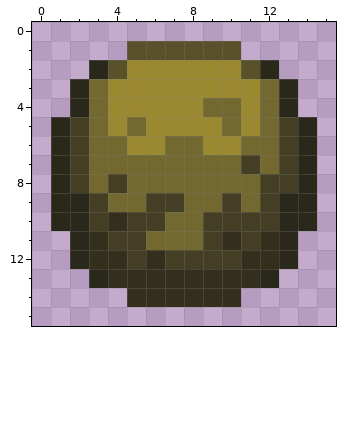
A pixel-art file gets an edit: project/aseprite/bush.aseprite. That is the earlier state.
16x16 pixels, 1 frame. Colours within 5 levels of each other are drawn and written as one.
The result:
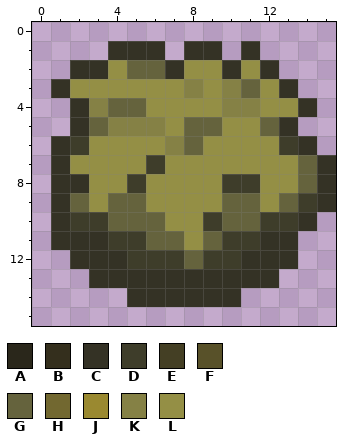
Palette (. is transparent): A #2a271b  B #342f1d  C #343225  D #3e3d2a  E #443f24  F #585129  G #65633d  H #726830  J #9a8930  K #858145  L #948f45
Edits made:
Changed rows in their new state; - is an unchanged pixel.
first column x 1:
 1 ---CCC.CC.C----
 2 -CCLGGCLLCLC---
 3 CLLLLLLKLKGLC--
 4 -CKGGLLLLKKLLC-
 5 .CGKKKLGGLLGC.-
 6 CDLLLLKGLLLLDC-
 7 CLLLLDLLLLLLLGC
 8 CCLLDLLLLDDLLGC
 9 CGLGGLLLLGGLGDC
10 CDDGGGLLDGGDDC-
11 CCCDDGGLGDDCC--
12 -CCCDDDGDDCCC--
13 --CCCCCCCCCC---
14 ----CCCCCC-----
Pixel boxes of the changes (left, top, right, bottom) in both pictures:
changed: (51, 41, 336, 307)
